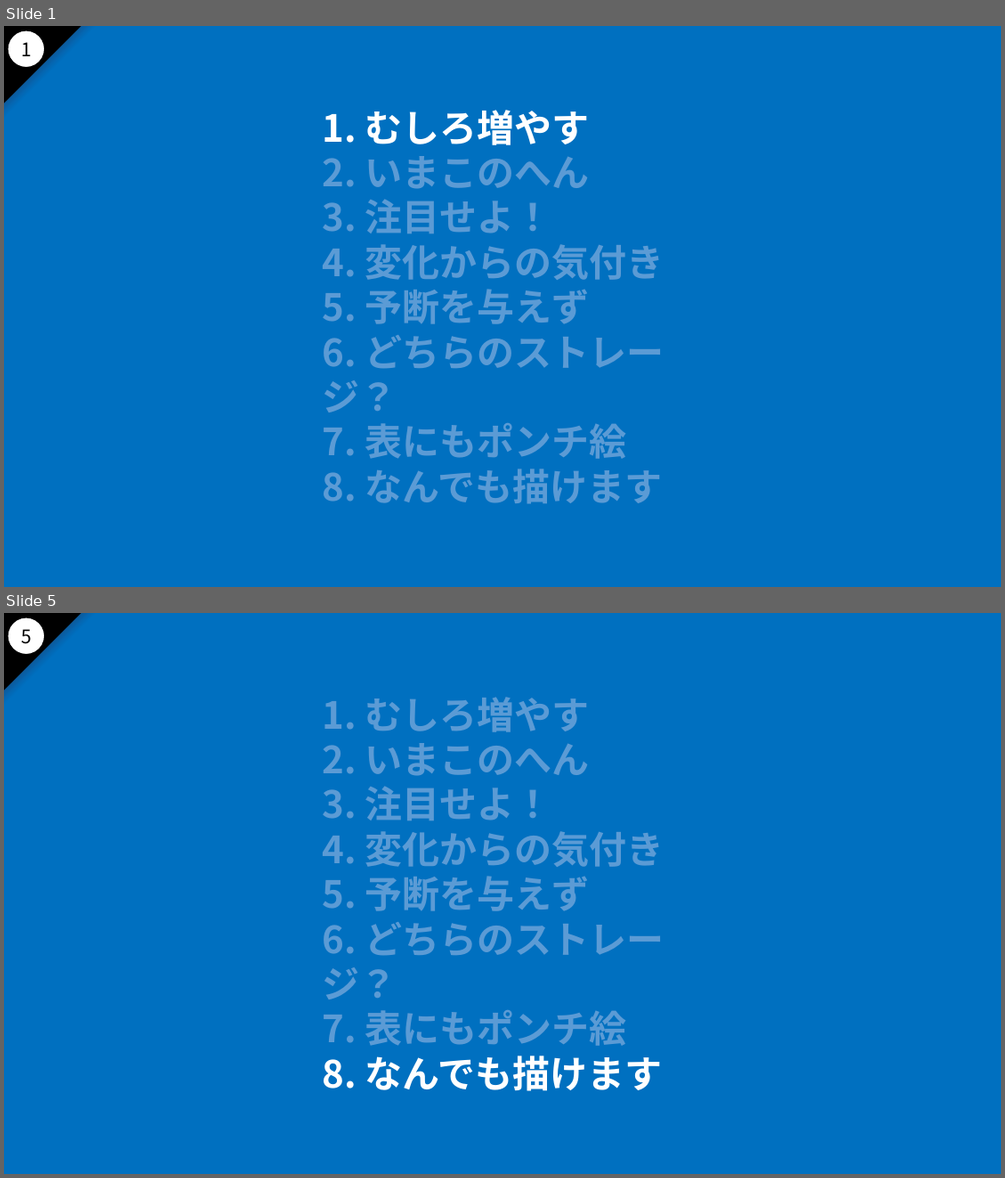
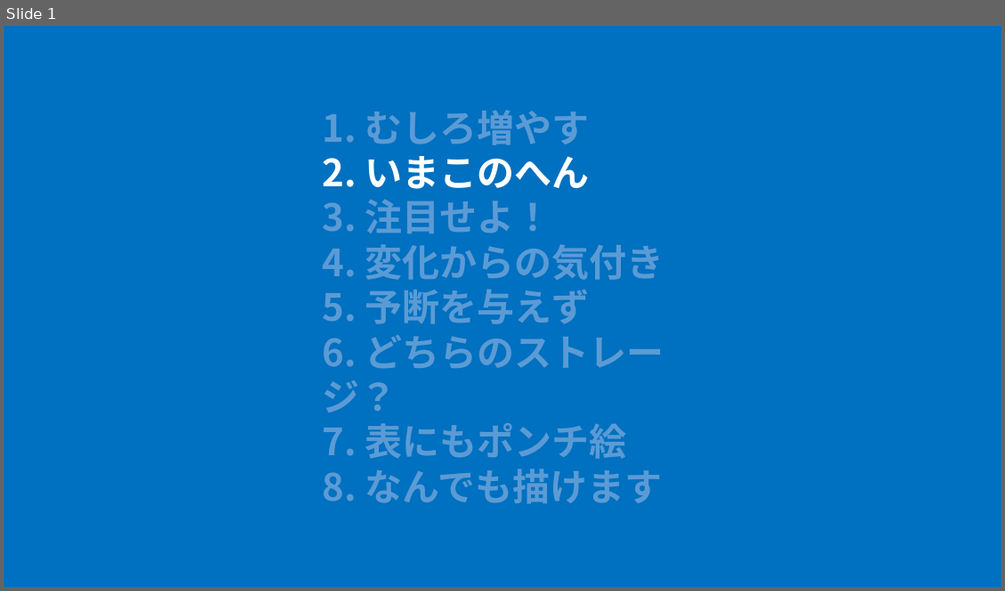
Before and after one commit to nakayama-kazuki/2021, a slide deck: pptx/power-punch-v2.pptx. Shown one above the other, each under a label of ours: slides 1 and 5 before the commit, slide 1 after it; the slides between them are not shown. The pictures are 1005x1178 and 1005x591 pixels, drawn with LibreOffice and Linux fonts; fonts in the diff are those of the drawing. Boxes give left, top, right and bottom in pixels: in the first picture for what was removed or moved away, otherwise in the second. Text is boxed around its words. In the diff, an @@ line names an element or a change of style, - is before the commit and + after.

```diff
--- a/pptx/power-punch-v2.pptx
+++ b/pptx/power-punch-v2.pptx
@@ slide 5 removed at box(4, 613, 1001, 1174), background #0070C0; not listed: 3 template elements that a slide beside it also shows @@
@@ text removed at box(21, 629, 32, 644) @@
-5
@@ text removed at box(322, 697, 663, 1091) @@
-1. むしろ増やす
-2. いまこのへん
-3. 注目せよ！
-4. 変化からの気付き
-5. 予断を与えず
-6. どちらのストレージ？
-7. 表にもポンチ絵
-8. なんでも描けます
@@ slide 1 changed as well @@
@@ right triangle removed at box(4, 26, 96, 118) @@
@@ right triangle removed at box(4, 26, 81, 103) @@
@@ ellipse removed at box(8, 30, 45, 68) @@
@@ text removed at box(21, 42, 32, 56) @@
-1
@@ text at box(322, 110, 589, 189): text colour #FFFFFF to #5B9BD5 in "1. むしろ増やす"; text colour #5B9BD5 to #FFFFFF in "2. いまこのへん" @@
```
Also in this commit, not shown: 137 other slides changed, 17 slides added, 3 other slides removed.
